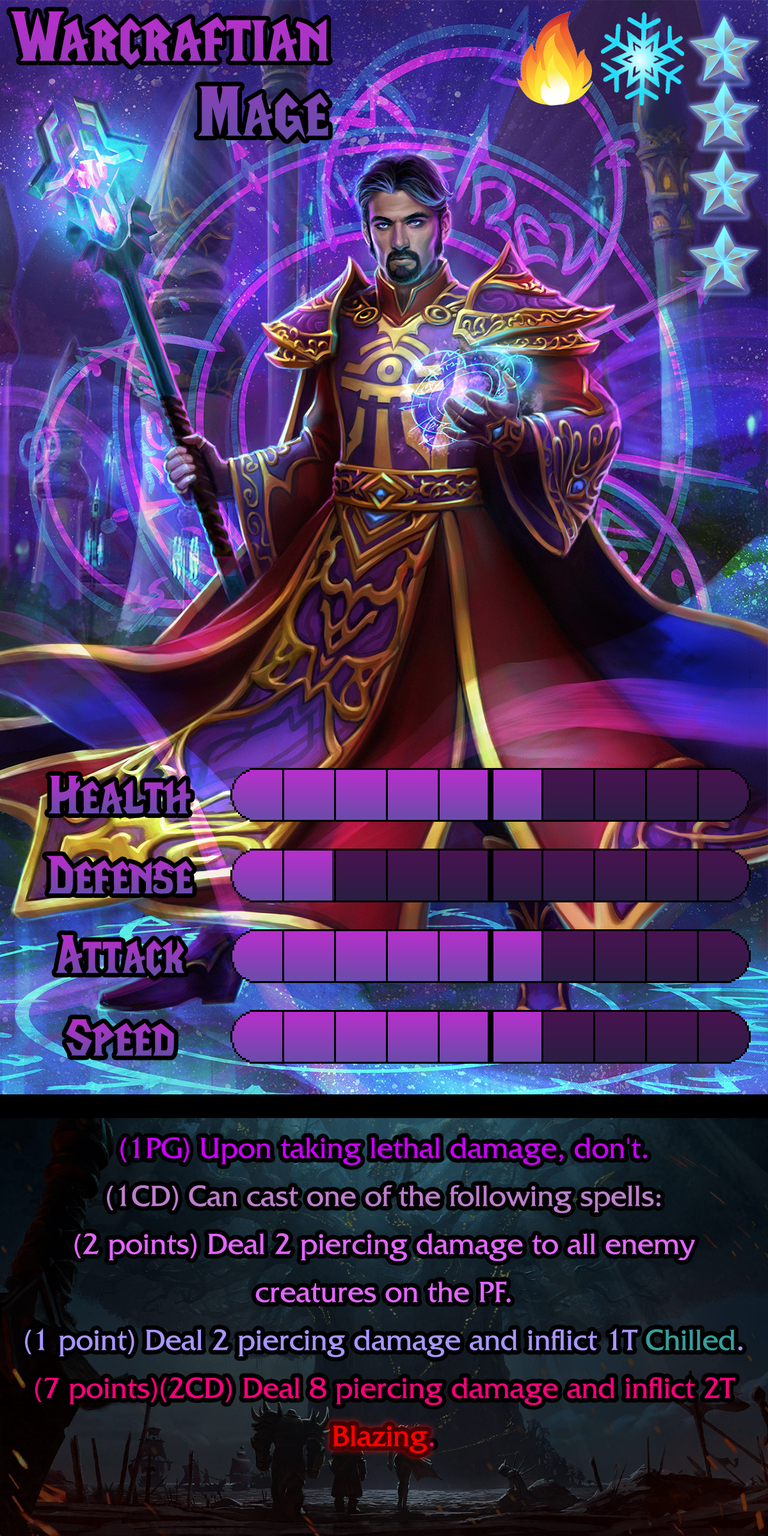
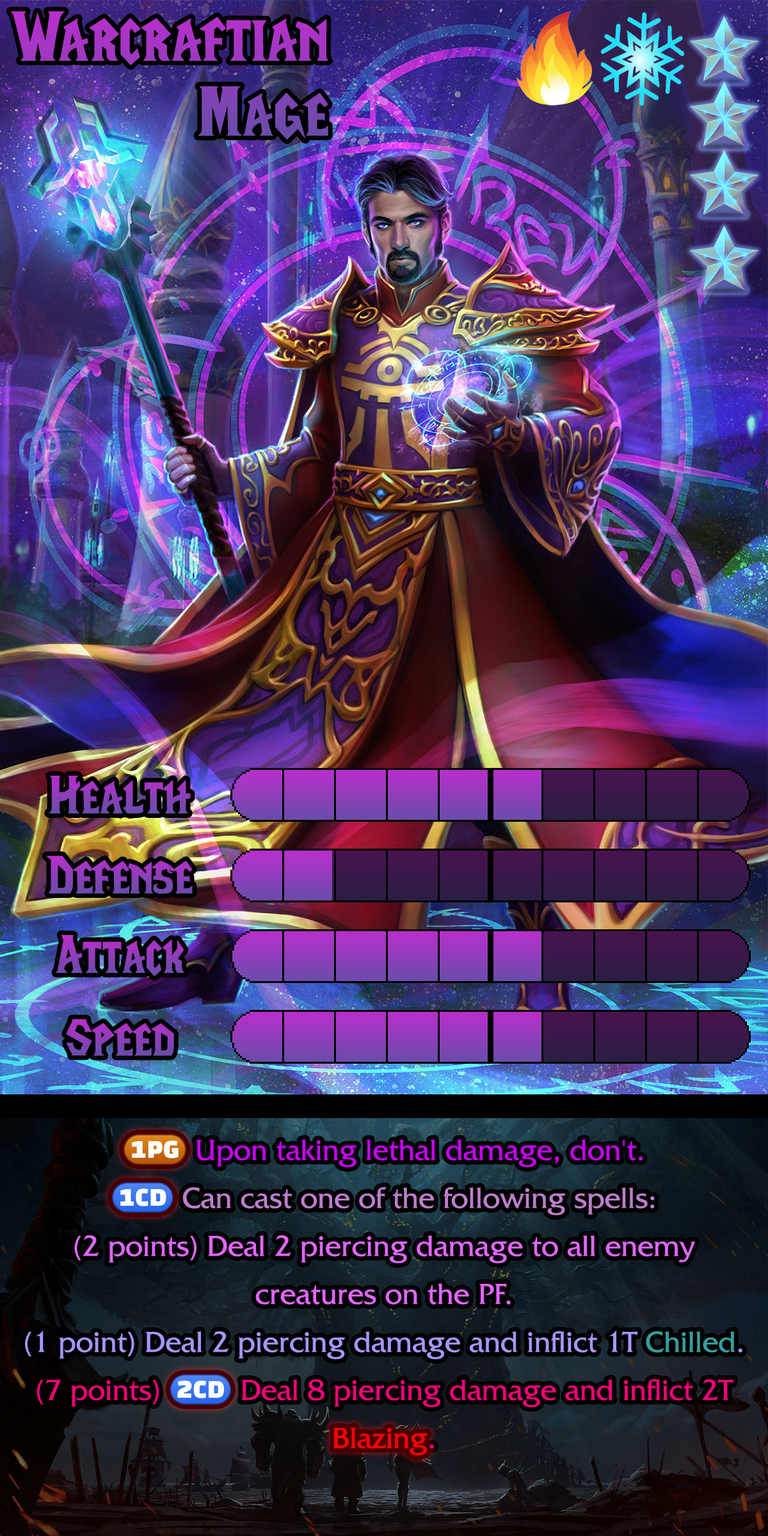
Layered file, before and after one edit (768px x 1536px). Changes by layer:
added layer "Ability FX: Blazing" above "Blazing" over [111,1134,428,1456]
hid "Blazing" over [332,1425,428,1454]
painted on "Ability" over [24,1134,743,1456]
